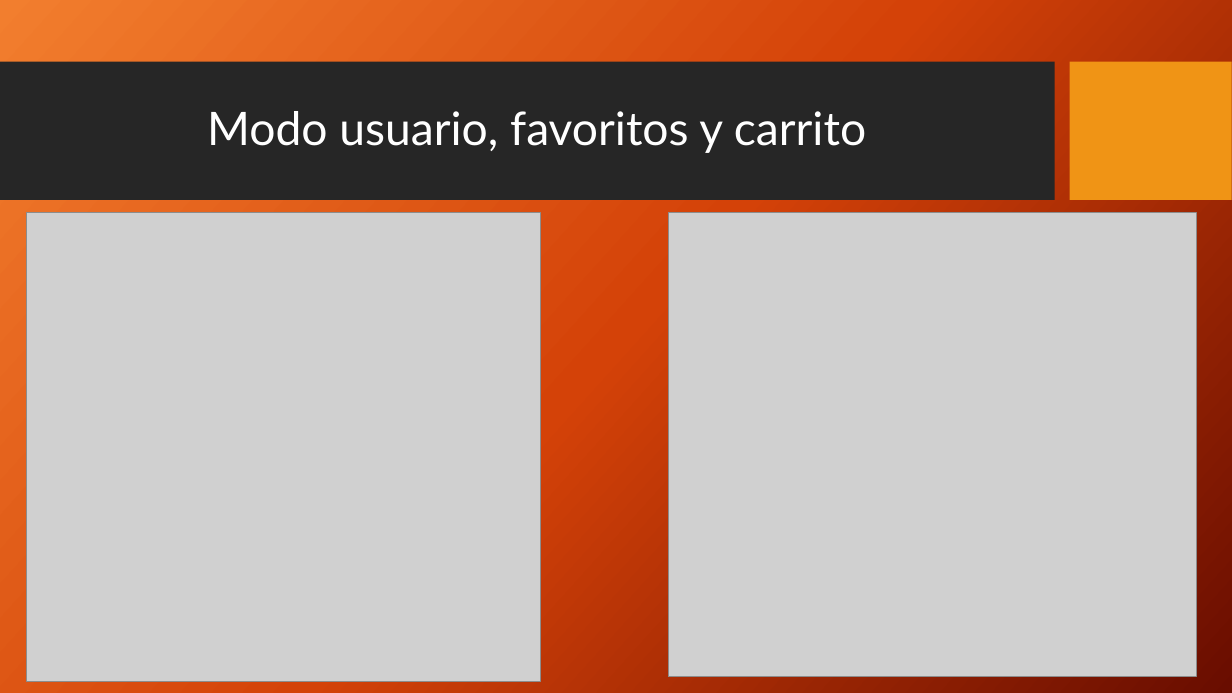
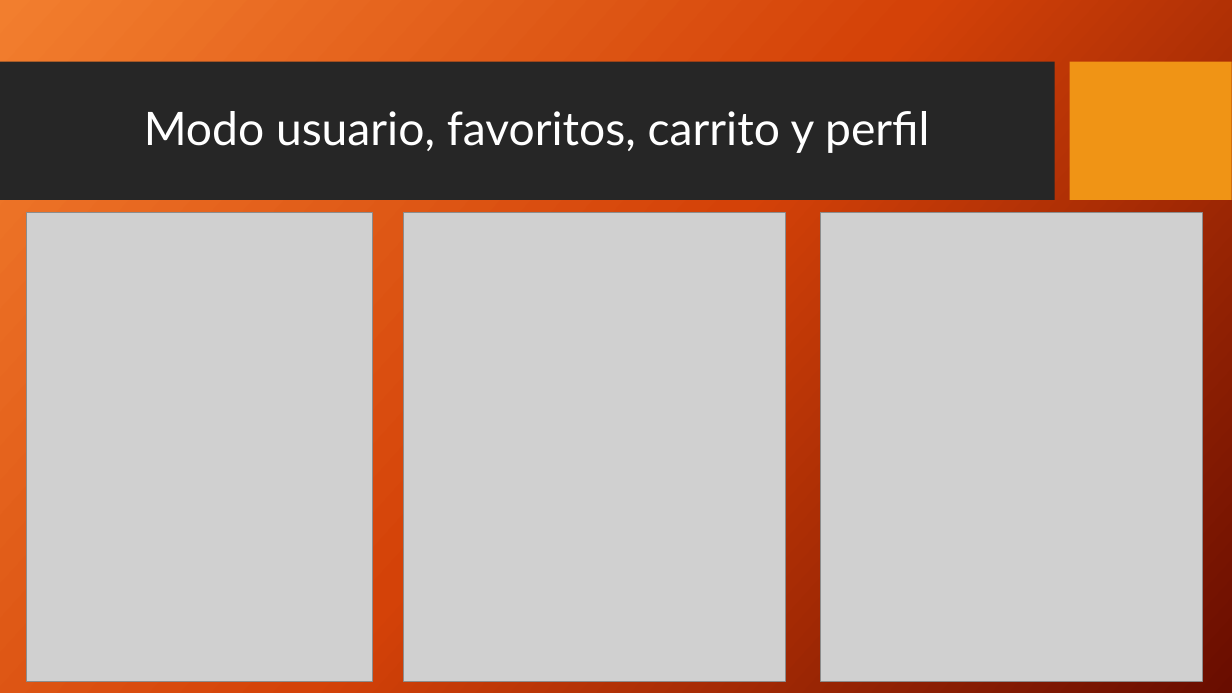
Before and after one commit to 1022FSNSANCN02ARED/grupo-02, a slide deck: slide 7 of RECURSOS-FINAL-DIGITAL-HOUSE/Presentacion-G2.pptx. Drawn at 1232x693 pixels with LibreOffice and Linux fonts; fonts in the diff are those of the drawing; grey boxes stand for pictures; background and template pictures are left out. Boxes give left, top, right and bottom in pixels: in the first picture for what was removed or moved away, otherwise in the second. Text is boxed around its words. In the diff, an @@ line names an element or a change of style, - is before the commit and + after.

```diff
--- a/RECURSOS-FINAL-DIGITAL-HOUSE/Presentacion-G2.pptx
+++ b/RECURSOS-FINAL-DIGITAL-HOUSE/Presentacion-G2.pptx
@@ title at [144,111,929,153]: text changed @@
-Modo usuario, favoritos y carrito
+Modo usuario, favoritos, carrito y perfil
@@ picture: place and size @@
-picture at [27,213,541,681]
+picture at [27,213,372,681]
@@ picture: place and size @@
-picture at [668,213,1196,677]
+picture at [404,213,786,681]
@@ picture added at [821,213,1202,681] @@
```
Also in this commit, not shown: 4 other slides changed, 1 other file.
